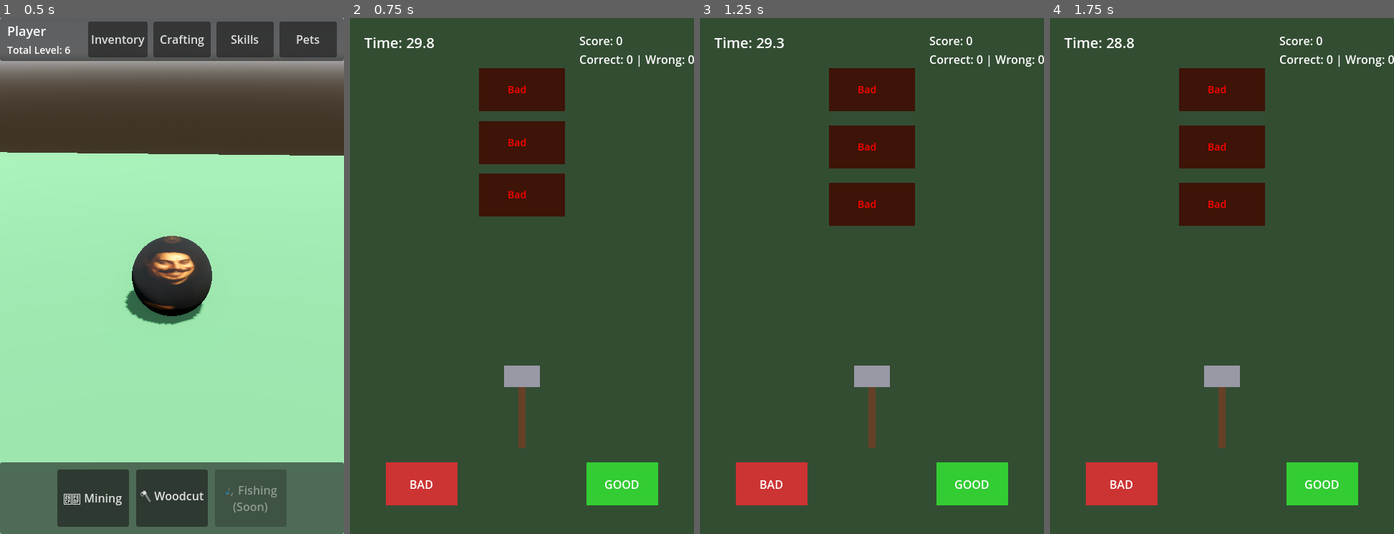
Above: before the commit, frames 1-4 (left to right).
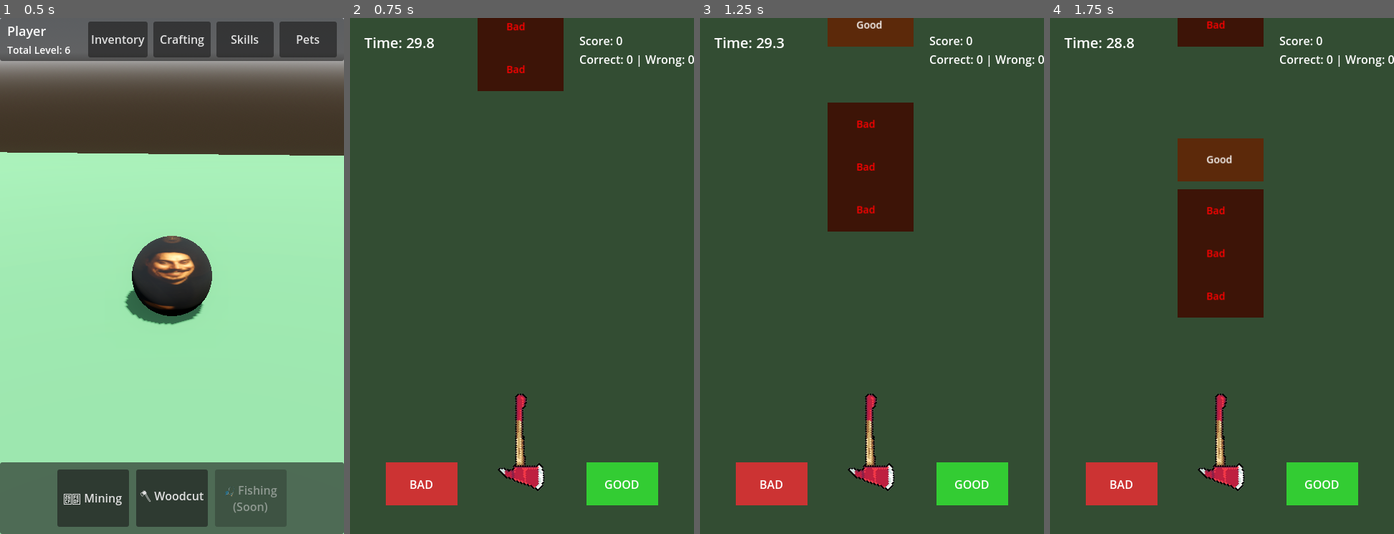
Above: after the commit, the same moments.

Repository: wilfredofloreswork-tech/WorldCraft
Game: Godot game, scene res://scenes/main_hub.tscn
Two runs of this game, one before a commit and one after it. Both use one fixed random seed, a clock stepped at 60 frames per second and the inputs below.
Inputs (mouse positions are in pixels of both pictures, inside the frame that each line leads up to):
- Up to frame 1 (0.5 s): no input
- Up to frame 2 (0.75 s): click "🪓 Woodcut" at 0.5 s
- Up to frame 3 (1.25 s): no input
- Up to frame 4 (1.75 s): tap Enter (ui_accept) at 1.25, 1.52 s; move the mouse to (1297, 250) at 1.27 s; tap E (craft_button) at 1.35 s; click (1297, 250) at 1.42 s

Frame 1 is identical in both runs. In frame 2, 9.0% of the frame differs, in the area x 37-63%, y 0-92%; in frame 3, 6.4%; in frame 4, 12%.

Commit message:
improved wc

Diff:
--- a/scenes/axe.gd
+++ b/scenes/axe.gd
@@ -1,43 +1,75 @@
 extends Node2D
-# axe.gd - Rotating axe controlled by dragging
+# axe.gd - Rotating axe controlled by dragging with PinJoint2D physics
 
-@onready var axe_head = $AxeHead
-@onready var axe_handle = $AxeHandle
+@onready var axe_head = $AxeHead if has_node("AxeHead") else null
+@onready var handle_point = $Handlepoint if has_node("Handlepoint") else null
 
 var dragging := false
-var pivot_point := Vector2.ZERO
+var drag_offset := Vector2.ZERO
 
 func _ready():
-	pivot_point = global_position
+	if not axe_head:
+		print("ERROR: AxeHead node not found!")
+		return
+	if not handle_point:
+		print("ERROR: Handlepoint node not found!")
+		return
+
 	print("Axe ready - drag the head to swing!")
 
-func _process(_delta):
+	# Unfreeze the axe head so it can move
+	axe_head.freeze = false
+
+	# Set up physics properties for smooth swinging
+	axe_head.angular_damp = 2.0  # Some air resistance
+	axe_head.linear_damp = 1.0
+	axe_head.mass = 1.0
+
+	# Make sure handle point is frozen (it's the anchor)
+	handle_point.freeze = true
+
+func _physics_process(delta):
+	if not axe_head:
+		return
+
 	if dragging:
-		# Calculate angle to mouse
+		# Apply force towards mouse position
 		var mouse_pos = get_global_mouse_position()
-		var direction = mouse_pos - pivot_point
-		var target_angle = direction.angle()
+		var direction = mouse_pos - axe_head.global_position
 
-		# Clamp rotation to reasonable range (bottom half of circle)
-		target_angle = clamp(target_angle, -PI * 0.8, PI * 0.2)
+		# Apply strong force to move head toward mouse
+		var force_strength = 15000.0
+		axe_head.apply_central_force(direction * force_strength * delta)
 
-		# Apply rotation
-		rotation = target_angle
-	else:
-		# Return to center when not dragging
-		var tween = create_tween()
-		tween.tween_property(self, "rotation", 0.0, 0.3).set_ease(Tween.EASE_OUT)
+		# Apply torque for rotation
+		var to_mouse = mouse_pos - handle_point.global_position
+		var angle_to_mouse = to_mouse.angle()
+		var current_angle = (axe_head.global_position - handle_point.global_position).angle()
+		var angle_diff = wrapf(angle_to_mouse - current_angle, -PI, PI)
+		axe_head.apply_torque(angle_diff * 100000.0 * delta)
 
 func _input(event):
+	if not axe_head:
+		return
+
 	if event is InputEventMouseButton:
 		if event.button_index == MOUSE_BUTTON_LEFT:
 			if event.pressed:
-				# Check if clicking on axe head
+				# Check if clicking on axe head area
 				var mouse_pos = get_global_mouse_position()
 				var head_pos = axe_head.global_position
 				var distance = mouse_pos.distance_to(head_pos)
 
-				if distance < 50:  # Within 50 pixels
+				if distance < 100:  # Within 100 pixels of head
 					dragging = true
+					drag_offset = mouse_pos - axe_head.global_position
+					print("Grabbed axe! Position: " + str(axe_head.global_position))
 			else:
-				dragging = false
+				if dragging:
+					# Release with momentum
+					dragging = false
+					print("Released axe!")
+
+#	elif event is InputEventMouseMotion and dragging:
+		# Debug: print mouse position while dragging
+		# print("Dragging to: " + str(get_global_mouse_position()))
--- a/scenes/log.gd
+++ b/scenes/log.gd
@@ -1,15 +1,22 @@
-extends Area2D
-# log.gd - Individual log that can be hit and sorted
+extends RigidBody2D
+# log.gd - Individual log that can be hit and sorted (physics-based)
 
 signal log_hit(log, hit_direction)
 
 var is_good_log := true
+var already_hit := false  # Prevent multiple hits
 
 # Visual settings
 const GOOD_COLOR = Color(0.6, 0.4, 0.2)  # Brown
 const BAD_COLOR = Color(0.4, 0.2, 0.15)  # Deep red-brown
 
 func _ready():
+
+	# Physics settings - constrained but can fall
+	gravity_scale = 1.0
+	lock_rotation = true  # Keep logs upright
+	freeze = false
+
 	# Connect collision detection
 	body_entered.connect(_on_body_entered)
 
@@ -19,6 +26,9 @@
 
 	# Color the sprite
 	var sprite = get_node_or_null("Sprite2D")
+	if not sprite:
+		sprite = get_node_or_null("ColorRect")
+
 	if sprite:
 		sprite.modulate = GOOD_COLOR if is_good_log else BAD_COLOR
 
@@ -36,18 +46,37 @@
 
 func _on_body_entered(body):
 	"""Detect when axe hits this log"""
-	if body.name == "AxeHead":
-		# Determine which side was hit based on axe position
-		var hit_from_left = body.global_position.x < global_position.x
-		var direction = "left" if hit_from_left else "right"
+	if already_hit:
+		return
 
-		print("Log hit from " + direction + " side")
+	print("Body entered log: " + body.name)
 
-		# Emit signal with direction
-		log_hit.emit(self, direction)
+	if body.name == "AxeHead" or "Axe" in body.name:
+		hit_by_axe(body)
 
-		# Visual feedback
-		flash_hit()
+func hit_by_axe(axe_node):
+	"""Process axe hit"""
+	if already_hit:
+		return
+
+	already_hit = true  # Mark as hit to prevent multiple triggers
+
+	# Determine which side was hit based on axe position
+	var hit_from_left = axe_node.global_position.x < global_position.x
+	var direction = "left" if hit_from_left else "right"
+
+	print("Log hit from " + direction + " side")
+
+	# Disable physics constraints for flying to basket
+	freeze = true
+	collision_layer = 0  # Stop colliding with other logs
+	collision_mask = 0
+
+	# Emit signal with direction
+	log_hit.emit(self, direction)
+
+	# Visual feedback
+	flash_hit()
 
 func flash_hit():
 	"""Quick flash when hit"""
--- a/scenes/log.tscn
+++ b/scenes/log.tscn
@@ -1,19 +1,25 @@
-[gd_scene load_steps=3 format=3 uid="uid://7nwtbfn3dkmr"]
+[gd_scene load_steps=4 format=3 uid="uid://blogscene123"]
 
-[ext_resource type="Script" uid="uid://bjibeh3qeouyn" path="res://scenes/log.gd" id="1_spugk"]
+[ext_resource type="Script" uid="uid://bjibeh3qeouyn" path="res://scenes/log.gd" id="1_log"]
+
+[sub_resource type="PhysicsMaterial" id="PhysicsMaterial_spugk"]
 
 [sub_resource type="RectangleShape2D" id="RectangleShape2D_log"]
 size = Vector2(120, 60)
 
-[node name="Log" type="Area2D"]
+[node name="Log" type="RigidBody2D"]
 collision_layer = 4
-collision_mask = 2
-script = ExtResource("1_spugk")
+collision_mask = 30
+physics_material_override = SubResource("PhysicsMaterial_spugk")
+lock_rotation = true
+contact_monitor = true
+max_contacts_reported = 8
+script = ExtResource("1_log")
 
 [node name="CollisionShape2D" type="CollisionShape2D" parent="."]
 shape = SubResource("RectangleShape2D_log")
 
-[node name="Sprite2D" type="ColorRect" parent="."]
+[node name="ColorRect" type="ColorRect" parent="."]
 offset_left = -60.0
 offset_top = -30.0
 offset_right = 60.0
--- a/scenes/woodcutting_mini.tscn
+++ b/scenes/woodcutting_mini.tscn
@@ -1,10 +1,21 @@
-[gd_scene load_steps=4 format=3 uid="uid://dgos7modwwbha"]
+[gd_scene load_steps=9 format=3 uid="uid://dgos7modwwbha"]
 
 [ext_resource type="Script" uid="uid://bo3xuur1nfmo2" path="res://woodcutting_mini.gd" id="1_ogem5"]
 [ext_resource type="Script" uid="uid://g0lhtjifmmpt" path="res://scenes/axe.gd" id="2_mdt7r"]
+[ext_resource type="Texture2D" uid="uid://deb1hfsuhkilf" path="res://sprites/axe-removebg-preview.png" id="3_scdf3"]
+
+[sub_resource type="CircleShape2D" id="CircleShape2D_h1anq"]
+
+[sub_resource type="PhysicsMaterial" id="PhysicsMaterial_h1anq"]
+bounce = 1.0
 
 [sub_resource type="CircleShape2D" id="CircleShape2D_axehead"]
-radius = 30.0
+radius = 34.0588
+
+[sub_resource type="PhysicsMaterial" id="PhysicsMaterial_scdf3"]
+
+[sub_resource type="ConcavePolygonShape2D" id="ConcavePolygonShape2D_scdf3"]
+segments = PackedVector2Array(27, -800, 27, -800, 27, 0, 27, -800, 150, 0, 150, -800, 27, 0, 150, 0)
 
 [node name="WoodcuttingMini" type="Node2D"]
 script = ExtResource("1_ogem5")
@@ -69,33 +80,8 @@
 horizontal_alignment = 1
 vertical_alignment = 1
 
-[node name="Axe" type="Node2D" parent="."]
-position = Vector2(240, 600)
-script = ExtResource("2_mdt7r")
-
-[node name="AxeHandle" type="ColorRect" parent="Axe"]
-offset_left = -5.0
-offset_top = -100.0
-offset_right = 5.0
-color = Color(0.4, 0.25, 0.15, 1)
-
-[node name="AxeHead" type="RigidBody2D" parent="Axe"]
-position = Vector2(0, -100)
-gravity_scale = 0.0
-freeze = true
-
-[node name="CollisionShape2D" type="CollisionShape2D" parent="Axe/AxeHead"]
-shape = SubResource("CircleShape2D_axehead")
-
-[node name="ColorRect" type="ColorRect" parent="Axe/AxeHead"]
-offset_left = -25.0
-offset_top = -15.0
-offset_right = 25.0
-offset_bottom = 15.0
-color = Color(0.6, 0.6, 0.65, 1)
-
 [node name="LogSpawnTimer" type="Timer" parent="."]
-wait_time = 2.0
+wait_time = 0.5
 autostart = true
 
 [node name="UI" type="CanvasLayer" parent="."]
@@ -127,3 +113,56 @@
 text = "Good! +10"
 horizontal_alignment = 1
 vertical_alignment = 1
+
+[node name="Axe" type="Node2D" parent="."]
+position = Vector2(240, 600)
+script = ExtResource("2_mdt7r")
+
+[node name="Handlepoint" type="RigidBody2D" parent="Axe"]
+position = Vector2(-3, -75)
+metadata/_edit_group_ = true
+
+[node name="Area2D" type="CollisionShape2D" parent="Axe/Handlepoint"]
+shape = SubResource("CircleShape2D_h1anq")
+
+[node name="AxeHead" type="RigidBody2D" parent="Axe"]
+position = Vector2(1, 35)
+collision_layer = 2
+collision_mask = 8
+physics_material_override = SubResource("PhysicsMaterial_h1anq")
+gravity_scale = 0.0
+freeze = true
+
+[node name="Sprite2D" type="Sprite2D" parent="Axe/AxeHead"]
+position = Vector2(-1, -35)
+rotation = -2.35619
+scale = Vector2(0.3, 0.3)
+texture = ExtResource("3_scdf3")
+
+[node name="CollisionShape2D" type="CollisionShape2D" parent="Axe/AxeHead"]
+position = Vector2(-1, 3)
+shape = SubResource("CircleShape2D_axehead")
+
+[node name="axepivotpoint" type="PinJoint2D" parent="Axe"]
+position = Vector2(-3, -75)
+node_a = NodePath("../Handlepoint")
+node_b = NodePath("../AxeHead")
+
+[node name="RigidBody2D" type="RigidBody2D" parent="."]
+disable_mode = 2
+collision_layer = 16
+collision_mask = 31
+physics_material_override = SubResource("PhysicsMaterial_scdf3")
+gravity_scale = 0.0
+can_sleep = false
+lock_rotation = true
+freeze = true
+freeze_mode = 1
+linear_damp_mode = 1
+linear_damp = 100.0
+angular_damp_mode = 1
+angular_damp = 100.0
+
+[node name="CollisionShape2D" type="CollisionShape2D" parent="RigidBody2D"]
+position = Vector2(148, 418)
+shape = SubResource("ConcavePolygonShape2D_scdf3")
--- a/woodcutting_mini.gd
+++ b/woodcutting_mini.gd
@@ -18,7 +18,7 @@
 @onready var log_scene = preload("res://scenes/log.tscn")
 @onready var spawn_timer = $LogSpawnTimer
 @onready var log_container = $LogContainer
-@onready var axe = $Axe
+@onready var axe = $Axe if has_node("Axe") else null
 
 # UI References
 @onready var timer_label = $UI/TimerLabel if has_node("UI/TimerLabel") else null
@@ -32,7 +32,7 @@
 # Log spawn and stack settings
 const LOG_SPAWN_X = 240.0  # Center of screen
 const LOG_START_Y = 100.0
-const LOG_SPACING = 80.0
+const LOG_SPACING = 65.0  # Closer together like poker chips
 var log_stack = []
 
 func _ready():
@@ -116,8 +116,8 @@
 	var is_good = randf() > 0.5
 	new_log.setup_log(is_good)
 
-	# Position at top of stack
-	new_log.position = Vector2(LOG_SPAWN_X, LOG_START_Y)
+	# Spawn at top, physics will make it fall and stack
+	new_log.position = Vector2(LOG_SPAWN_X, LOG_START_Y - 100)
 
 	# Add to stack
 	log_stack.append(new_log)
@@ -125,20 +125,16 @@
 	# Connect signal
 	new_log.log_hit.connect(_on_log_hit)
 
-	# Reposition all logs in stack
-	update_log_positions()
-
 	print("Spawned " + ("GOOD" if is_good else "BAD") + " log")
 
 func update_log_positions():
-	# Move all logs to their correct stacked positions
+	# Move all logs to their correct stacked positions - INSTANT drop like poker chips
 	for i in range(log_stack.size()):
 		var target_y = LOG_START_Y + (i * LOG_SPACING)
 		var log = log_stack[i]
 
-		# Animate to position
-		var tween = create_tween()
-		tween.tween_property(log, "position:y", target_y, 0.2)
+		# Instant position change - logs drop immediately
+		log.position.y = target_y
 
 func _on_log_hit(log: Node, hit_direction: String):
 	"""Called when axe hits a log with direction info"""
@@ -147,11 +143,11 @@
 	# Check if sorting is correct
 	var correct = false
 
-	if hit_direction == "left" and not log.is_good_log:
-		# Hit left side, sent to right basket (bad logs) - CORRECT
+	if hit_direction == "right" and not log.is_good_log:
+		# Hit right side, sent to left basket (bad logs) - CORRECT
 		correct = true
-	elif hit_direction == "right" and log.is_good_log:
-		# Hit right side, sent to left basket (good logs) - CORRECT
+	elif hit_direction == "left" and log.is_good_log:
+		# Hit left side, sent to right basket (good logs) - CORRECT
 		correct = true
 
 	# Score it
@@ -164,14 +160,14 @@
 		score = max(0, score - 5)  # Don't go negative
 		show_feedback("Wrong! -5", Color.RED)
 
-	# Remove log from stack
+	# Remove log from stack FIRST
 	log_stack.erase(log)
 
-	# Fly log to basket
+	# Update remaining log positions IMMEDIATELY (poker chip drop)
+	update_log_positions()
+
+	# Then fly log to basket
 	fly_log_to_basket(log, hit_direction)
-
-	# Update remaining log positions
-	update_log_positions()
 
 	update_ui()
 
Binary file added: sprites/axe-removebg-preview.png
Not shown, added: sprites/axe-removebg-preview.png.import
